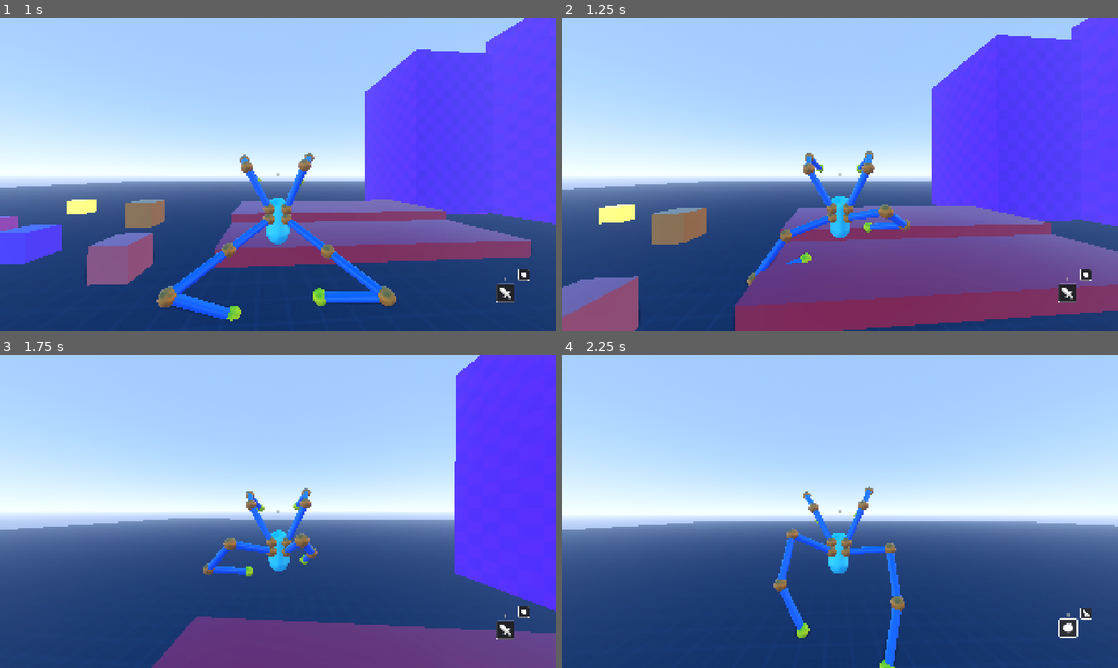
Above: before the commit, frames 1-4 (two rows, left to right).
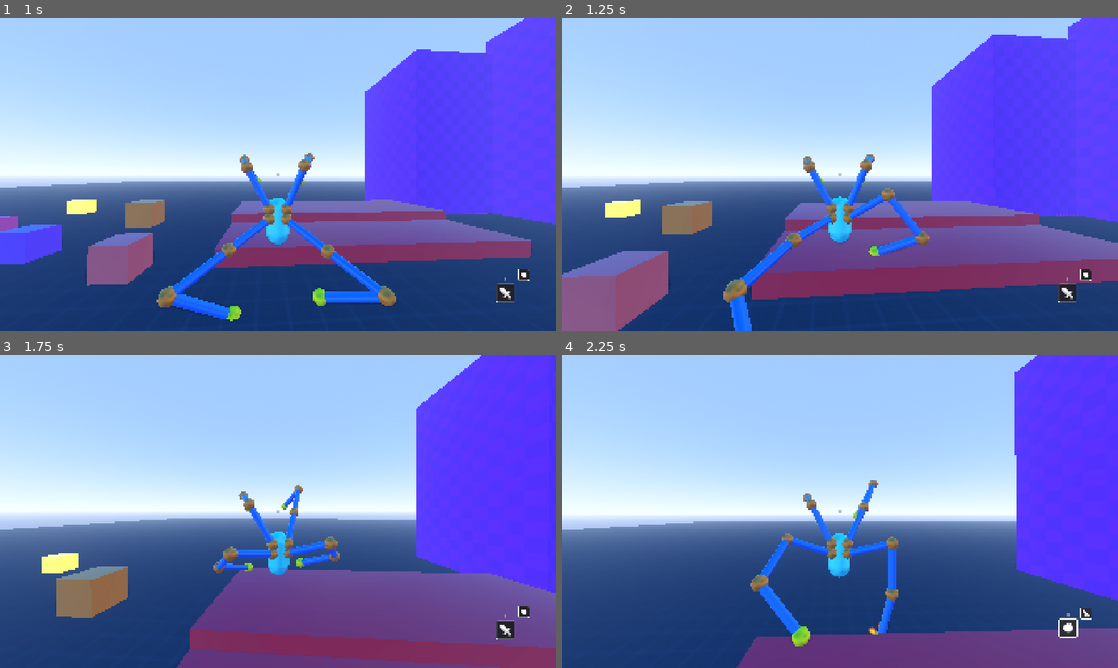
Above: after the commit, the same moments.

Repository: lliamsymonds04/doc-oc
Game: Godot game, scene res://main.tscn
Two runs of this game, one before a commit and one after it. Both use one fixed random seed, a clock stepped at 60 frames per second and the inputs below.
Inputs (mouse positions are in pixels of both pictures, inside the frame that each line leads up to):
- Up to frame 1 (1 s): move the mouse to (305, 174) at 0.52 s; hold W (forward) from 0.53 s (still down); tap Space (jump) at 0.6, 0.77 s
- Up to frame 2 (1.25 s): keep holding W (forward); tap Space (jump) at 1.07 s
- Up to frame 3 (1.75 s): keep holding W (forward); move the mouse to (250, 511) at 1.27 s; click (250, 511) at 1.35 s; tap Space (jump) at 1.52, 1.55 s
- Up to frame 4 (2.25 s): keep holding W (forward); tap Space (jump) at 1.82 s; move the mouse to (851, 505) at 2.02 s; hold R (mode-switch) from 2.03 s (still down)

Frame 1 is identical in both runs. In frame 2, 22% of the frame differs, in the area x 0-100%, y 0-100%; in frame 3, 23%; in frame 4, 24%, in the area x 3-100%, y 0-100%.

Commit message:
feat: added jump debounce

Diff:
--- a/systems/player/config/grounded_config.gd
+++ b/systems/player/config/grounded_config.gd
@@ -5,6 +5,7 @@
 
 @export_group("Debounce")
 @export var grounded_debounce_time: float = 1.2
+@export var jump_debounce_time: float = 0.35
 
 @export_group("Tilt")
 @export var walk_tilt_x_deg: float = 10.0
--- a/systems/player/states/grounded_state.gd
+++ b/systems/player/states/grounded_state.gd
@@ -11,6 +11,7 @@
 var force_align: bool = false
 
 var grounded_debounce := 0.0
+var jump_debounce := 0.0
 var keep_sprint := false
 var body_y_offset := 0.0
 var is_camera_aligned := false
@@ -36,6 +37,7 @@
 	keep_sprint = false
 
 	grounded_debounce = grounded_debounce_time
+	jump_debounce = p.grounded.jump_debounce_time
 	p.jump_controller.cancel_hold()
 	body_y_offset = (p.hover.min_y_offset + p.hover.max_y_offset) / 2.0
 	is_camera_aligned = absf(p.camera_controller.rotation.y) <= align_angle
@@ -117,7 +119,7 @@
 		_calculate_y_body_offset(dt)
 
 	_update_body_y_offset(dt)
-	_handle_jump(direction)
+	_handle_jump(direction, dt)
 	_handle_input()
 
 
@@ -187,8 +189,12 @@
 		is_camera_aligned = false
 
 
-func _handle_jump(direction: Vector3) -> void:
-	var p := player
+func _handle_jump(direction: Vector3, dt: float) -> void:
+	var p := player
+
+	if jump_debounce > 0.0:
+		jump_debounce -= dt
+		return
 
 	if Input.is_action_just_pressed("jump"):
 		p.jump_controller.begin_hold()
